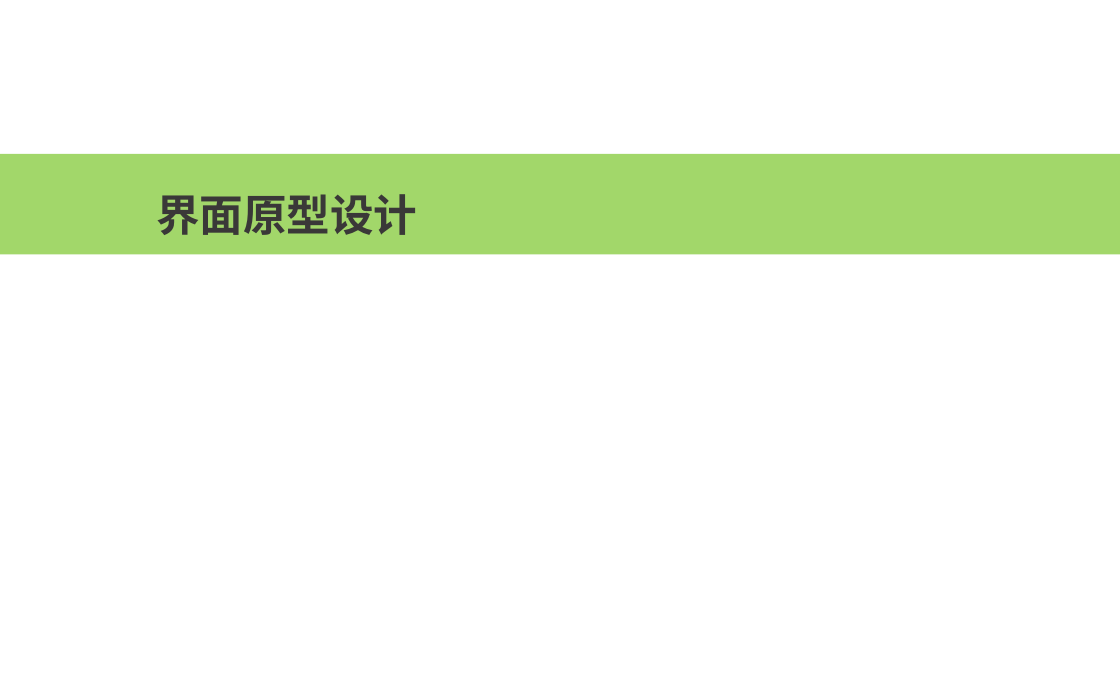
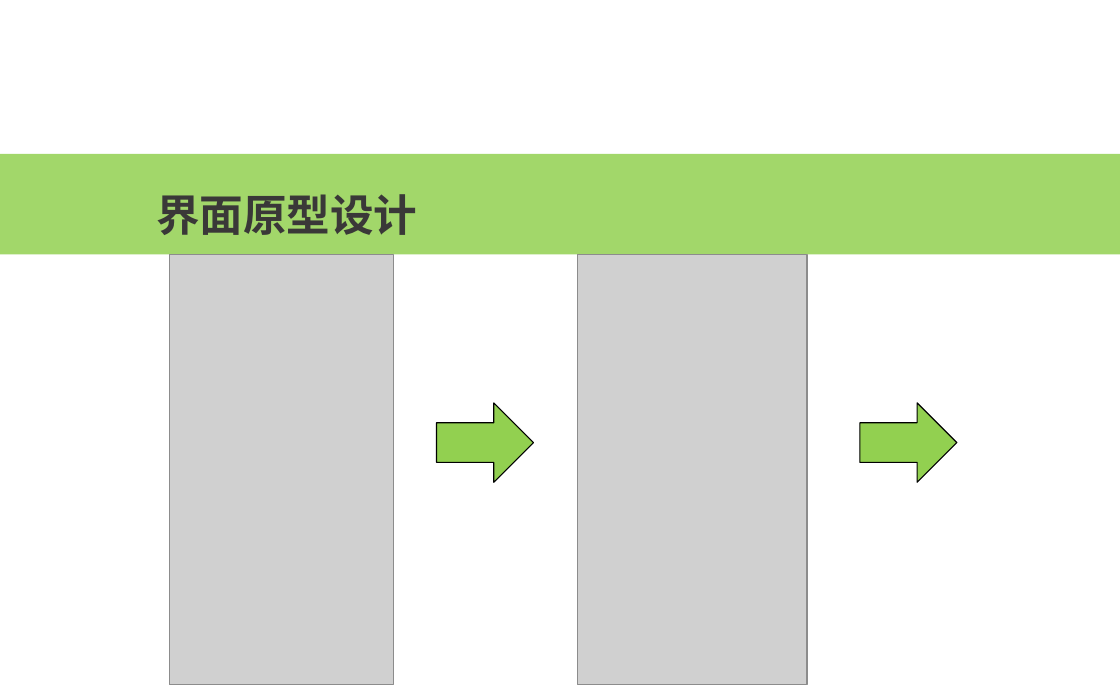
Before and after one commit to popopoi/Software-G07, a slide deck: slide 7 of SE2018春-G07/详细设计/SE2018春-G07-总体与详细设计.pptx. Drawn at 1120x700 pixels with LibreOffice and Linux fonts; fonts in the diff are those of the drawing; grey boxes stand for pictures; background and template pictures are left out. Boxes give left, top, right and bottom in pixels: in the first picture for what was removed or moved away, otherwise in the second. Text is boxed around its words. In the diff, an @@ line names an element or a change of style, - is before the commit and + after.

```diff
--- a/SE2018春-G07/详细设计/SE2018春-G07-总体与详细设计.pptx
+++ b/SE2018春-G07/详细设计/SE2018春-G07-总体与详细设计.pptx
@@ picture added at [169, 254, 393, 684] @@
@@ picture added at [578, 254, 808, 684] @@
@@ right arrow added at [437, 403, 534, 483], fill #92D050, outline #000000 0.75 pt @@
@@ right arrow added at [860, 403, 958, 483], fill #92D050, outline #000000 0.75 pt @@
```
Also in this commit, not shown: 2 other slides changed, 2 slides added, 1 slide removed, 5 other files.
